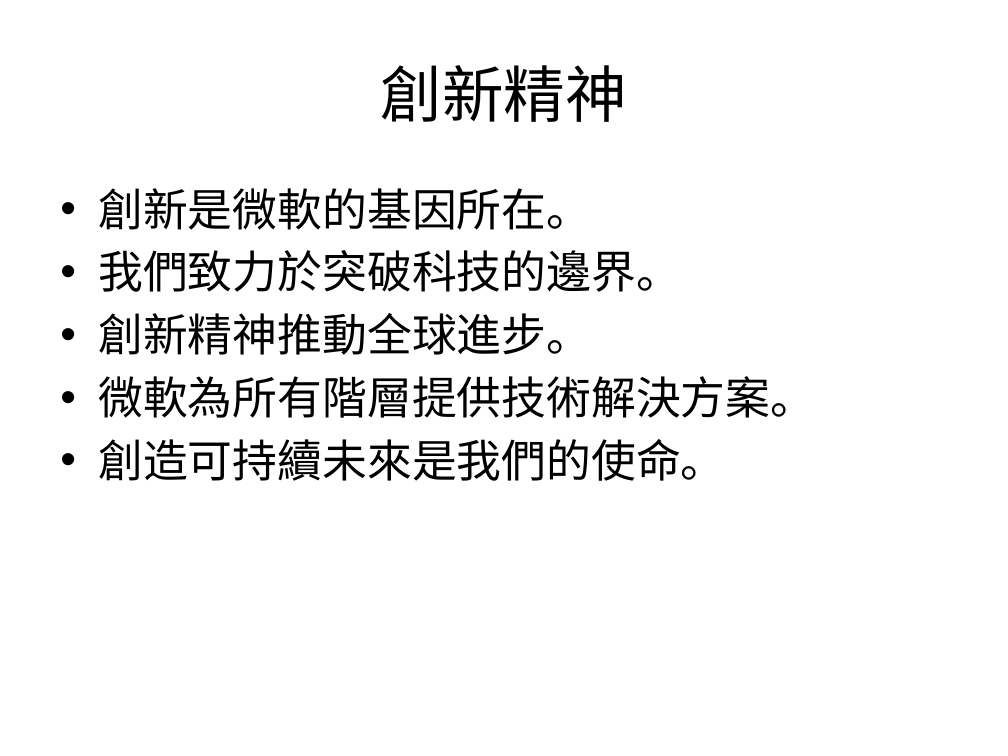
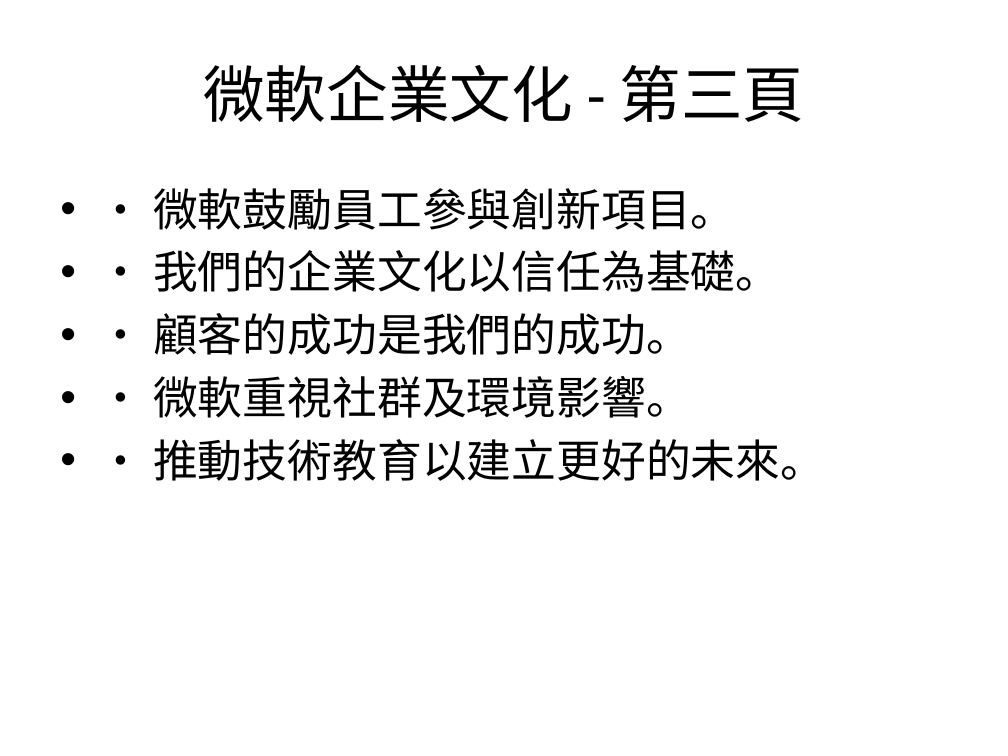
Before and after one commit to ownway22/ai-foundry-agents-samples, a slide deck: slide 3 of examples/mcp/filesystem_example/sample_files/microsoft_culture.pptx. Drawn at 1008x756 pixels with LibreOffice and Linux fonts; fonts in the diff are those of the drawing. Boxes give left, top, right and bottom in pixels: in the first picture for what was removed or moved away, otherwise in the second. Text is boxed around its words. In the diff, an @@ line names an element or a change of style, - is before the commit and + after.

```diff
--- a/examples/mcp/filesystem_example/sample_files/microsoft_culture.pptx
+++ b/examples/mcp/filesystem_example/sample_files/microsoft_culture.pptx
@@ title at (203,65,805,122): text changed @@
-創新精神
+微軟企業文化 - 第三頁
@@ text at (153,188,825,481): text changed @@
-• 創新是微軟的基因所在。
-• 我們致力於突破科技的邊界。
-• 創新精神推動全球進步。
-• 微軟為所有階層提供技術解決方案。
-• 創造可持續未來是我們的使命。
+• • 微軟鼓勵員工參與創新項目。
+• • 我們的企業文化以信任為基礎。
+• • 顧客的成功是我們的成功。
+• • 微軟重視社群及環境影響。
+• • 推動技術教育以建立更好的未來。
```
Also in this commit, not shown: 4 other slides changed, 1 other file.
